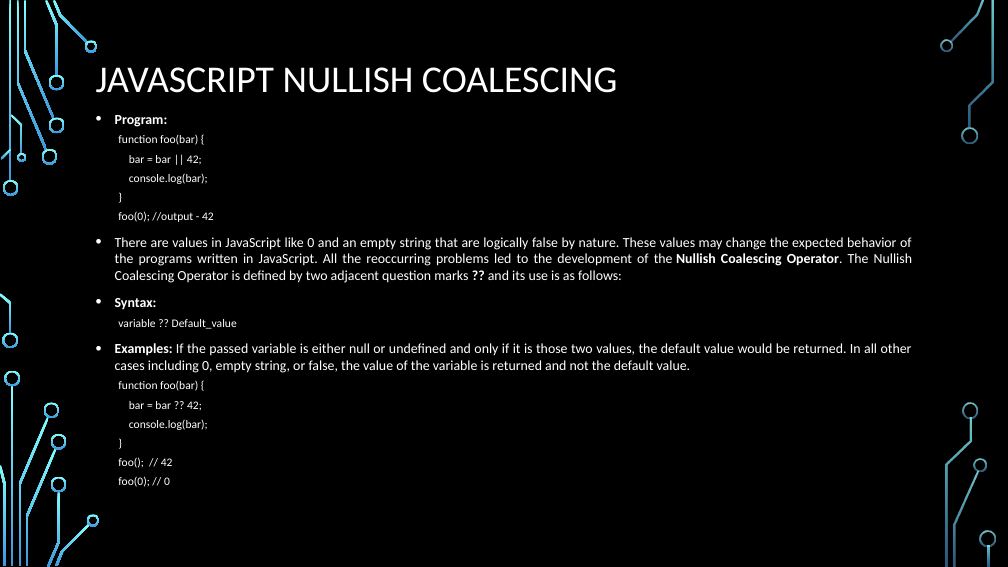
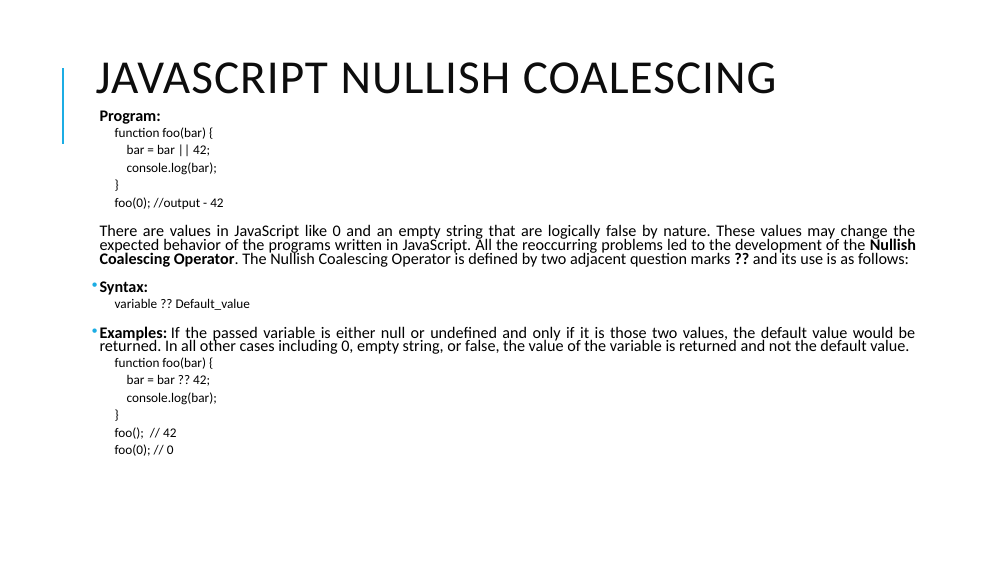
Before and after one commit to PramodJana/JavaScript, a slide deck: slide 28 of GFG JS Course Curriculam/Articles/002 Javascript fundamentals.pptx. Drawn at 1008x567 pixels with LibreOffice and Linux fonts; fonts in the diff are those of the drawing; background and template pictures are left out. Boxes give left, top, right and bottom in pixels: in the first picture for what was removed or moved away, otherwise in the second. Text is boxed around its words. In the diff, an @@ line names an element or a change of style, - is before the commit and + after.

```diff
--- a/GFG JS Course Curriculam/Articles/002 Javascript fundamentals.pptx
+++ b/GFG JS Course Curriculam/Articles/002 Javascript fundamentals.pptx
@@ background picture (left out) to #FFFFFF @@
@@ title "JAVASCRIPT NULLISH COALESCING" at <box>96,62,776,94</box>: size 36 to 45 pt, text colour #FFFFFF to #0D0D0D, letter spacing 0 to 1 pt; line spacing 0.9 to 0.8 @@
@@ line added from (63, 144) to (63, 68), #1CADE4 1.5 pt @@
@@ text "Program:" at <box>100,110,916,456</box>: size 13.2 to 15.4 pt in "Program:", "There are values in JavaScript like 0 ...", "Syntax:", "Examples: If the passed variable is either ..."; text colour #FFFFFF to #000000; size 11 to 12.6 pt in "function foo(bar) {", "bar = bar || 42;", "console.log(bar);", "}" and 8 more places; bullet • to  ; line spacing 1 to 0.7; more space between paragraphs; indent changed @@
@@ group removed at <box>0,0,996,567</box>: 33 freeform shapes, 3 rectangles @@
```
Also in this commit, not shown: 29 other slides changed.
